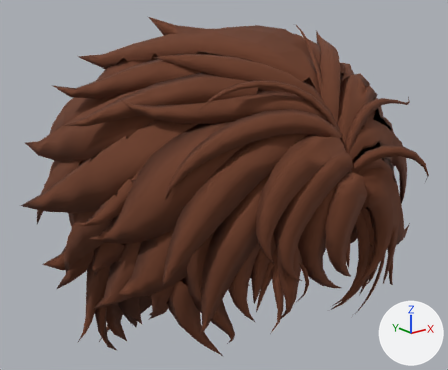
One commit to the glTF model web/public/assets/characters/v6/hair/full/hair_messy_wolf.glb: the scene before it, then after it.
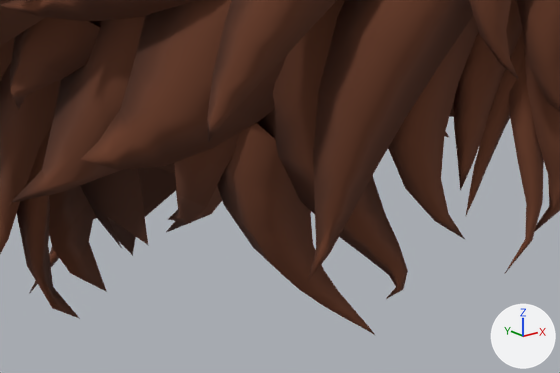
Each version is shown whole from a 50 mm lens placed at (-0.684, -0.84, 1.207), pointed at (-0.007, 0.006, 0.868), then close up on the part from 20% to 65% of the width and 64% to 100% of the height. Arrows for +X, +Y and +Z are at lower right; the lights stay in place. The first two pictures are the older version. Vertices at exactly the same position are counted once.

Objects in the first close-up: 'hair_messy_wolf'.
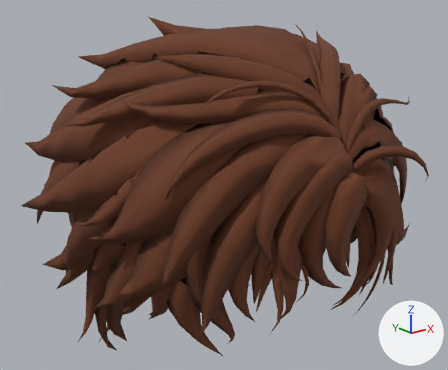
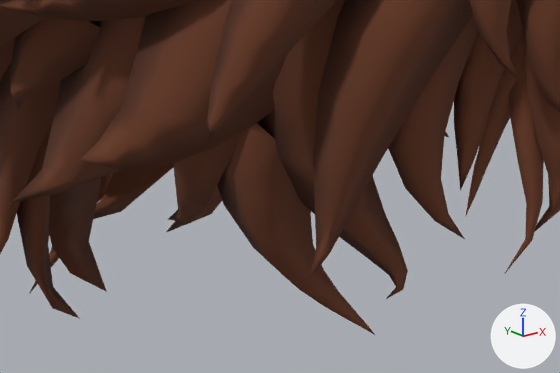
Boxes [x1, y1, x2, y2] around the edits, measured in the close-ups (560 x 373 px):
```json
{"part": 1, "of": "me_hair_messy_wolf", "change": "deleted", "before": [80, 102, 454, 256]}
```

Scene script edits in JSON lines:
```json
{"block": "me_hair_messy_wolf", "where": "# used by ob_hair_messy_wolf; location = (0.0, 0.0, 0.0)"}
{"op": "remove", "block": "me_hair_messy_wolf", "code": "me_hair_messy_wolf.from_pydata(...)  # 2358 vertices, 3857 faces; spans x -0.36..0.353, y -0.356..0.333, z 0.498..1.163"}
{"op": "add", "block": "me_hair_messy_wolf", "code": "me_hair_messy_wolf.from_pydata(...)  # 2338 vertices, 3814 faces; spans x -0.36..0.353, y -0.356..0.333, z 0.498..1.163"}
{"block": "me_hair_messy_wolf", "change": "me_hair_messy_wolf part 1"}
{"block": "me_hair_messy_wolf", "change": "20 vertices are removed from x -0.214..0.209, y -0.075..0.215, z 0.586..0.728"}
{"block": "me_hair_messy_wolf", "change": "43 faces are deleted"}
```
